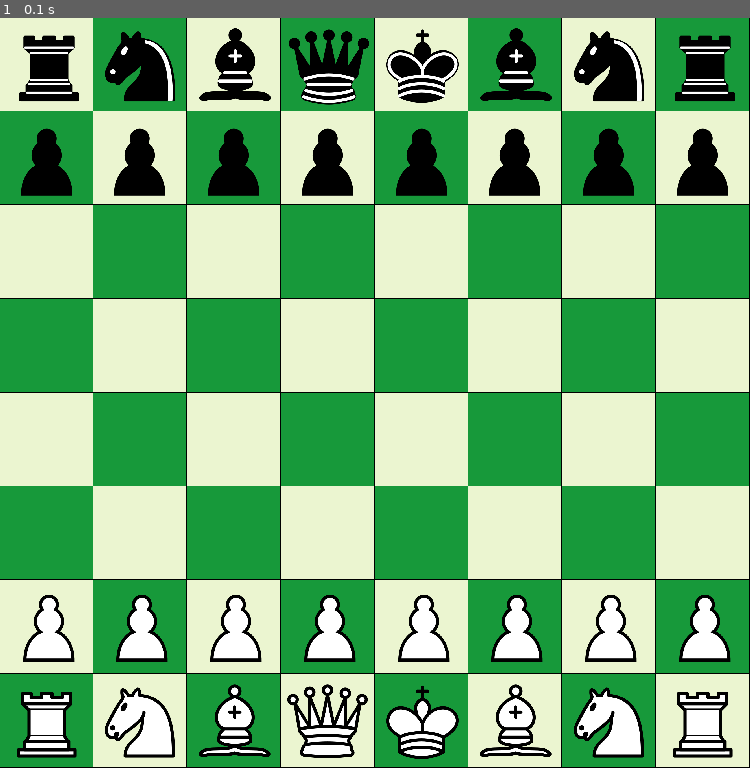
Above: before the commit, frame 1.
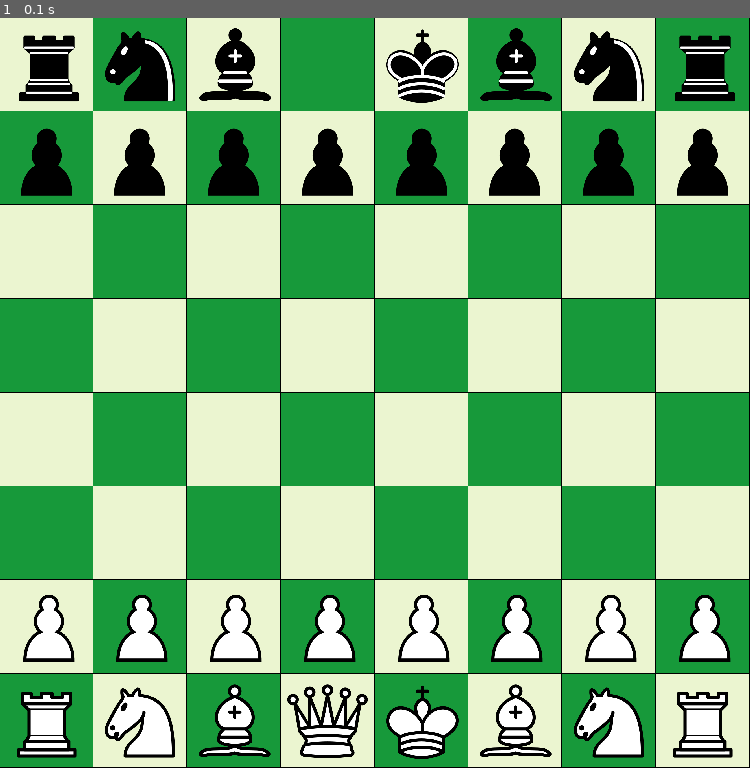
Above: after the commit, the same moment.

Repository: chenxk619/test
Game: pygame game, started from chess.py
Two runs of this game, one before a commit and one after it. Both use one fixed random seed, a clock stepped at 60 frames per second and the inputs below.
Inputs:
- Up to frame 1 (0.1 s): no input

The runs differ from the first frame. In frame 1, 0.6% of the frame differs, in the area x 38-50%, y 1-12%.

Commit message:
Revert "Update minesweeper.py"
This reverts commit deba3b76

Diff:
--- a/chess.py
+++ b/chess.py
@@ -24,11 +24,13 @@
         self.space = self.length / self.const
         self.content = numpy.zeros((self.const, self.const))
 
+#Moved to check for castling and pawn moves
 class Pieces:
     def __init__(self, sprite, id, value):
         self.sprite = pygame.transform.scale(pygame.image.load("chess_folder/" + sprite + ".png") , (94,94))
         self.id = id
         self.value = value
+        self.moved = False
 
 def load(board):
 
@@ -62,7 +64,7 @@
             board.content[6][i] = black_knight.id
             board.content[2][i] = black_bishop.id
             board.content[5][i] = black_bishop.id
-            board.content[3][i] = black_queen.id
+            #board.content[3][i] = black_queen.id
             board.content[4][i] = black_king.id
 
         else:
@@ -77,6 +79,59 @@
 
     return chess_dic
 
+# Pawn chess pieces can only directly forward one square, with two exceptions.
+# Pawns can move directly forward two squares on their first move only.
+# Pawns can move diagonally forward when capturing an opponent's chess piece.
+# Once a pawn chess piece reaches the other side of the chess board, the player may "trade" the pawn in for any other chess
+# piece if they choose, except another king.
+
+
+#Rest is ez
+
+#Castling is when the king moves two spaces to the left or right, assuming it is not under check and neither the king nor the rook in
+#question has moved
+
+
+def move_set(board, selected_piece, mouse_pos, temp_pos):
+    eat = False
+
+    #Can't eat own piece, multiplication of two pieces id must be negative or 0
+    if selected_piece * board.content[mouse_pos[0]][mouse_pos[1]] < 0:
+        eat = True
+
+    #Pawns
+    if abs(selected_piece) == 1:
+        if eat == False:
+            if temp_pos[0] - mouse_pos[0] == 0:
+                if selected_piece == 1:
+                    if temp_pos[1] == 6:
+                        if temp_pos[1] - mouse_pos[1] == 1 or temp_pos[1] - mouse_pos[1] == 2:
+                            return True
+                    else:
+                        if temp_pos[1] - mouse_pos[1] == 1:
+                            return True
+
+
+                if selected_piece == -1:
+                    if temp_pos[1] == 1:
+                        if temp_pos[1] - mouse_pos[1] == -1 or temp_pos[1] - mouse_pos[1] == -2:
+                            return True
+                    else:
+                        if temp_pos[1] - mouse_pos[1] == -1:
+                            return True
+
+        if eat == True:
+            if selected_piece == 1:
+                if abs(temp_pos[0] - mouse_pos[0]) == 1 and temp_pos[1] - mouse_pos[1] == 1:
+                    return True
+            if selected_piece == -1:
+                if abs(temp_pos[0] - mouse_pos[0]) == 1 and temp_pos[1] - mouse_pos[1] == -1:
+                    return True
+
+
+    return False
+
+
 def game(board, screen, chess_dic):
 
     start = True
@@ -135,17 +190,19 @@
         if not pygame.mouse.get_pressed()[0] and pressed == True:
             pressed = False
 
-            #assume valid move made
-            #if check_valid():
-
             exact_mouse_pos = pygame.mouse.get_pos()
             mouse_pos = [math.floor(exact_mouse_pos[0] / board.space), math.floor(exact_mouse_pos[1] / board.space)]
 
             #temp solution
-            if board.content[mouse_pos[0]][mouse_pos[1]] == 0:
+            if move_set(board, selected_piece, mouse_pos, temp_pos):
+                if selected_piece == 1 and mouse_pos[1] == 0:
+                    selected_piece = 5
+                if selected_piece == -1 and mouse_pos[1] == board.const - 1:
+                    selected_piece = -5
                 board.content[mouse_pos[0]][mouse_pos[1]] = selected_piece
             else:
                 board.content[temp_pos[0]][temp_pos[1]] = selected_piece
+
             #has to be here to use the piece's id
             selected_piece = None
 
